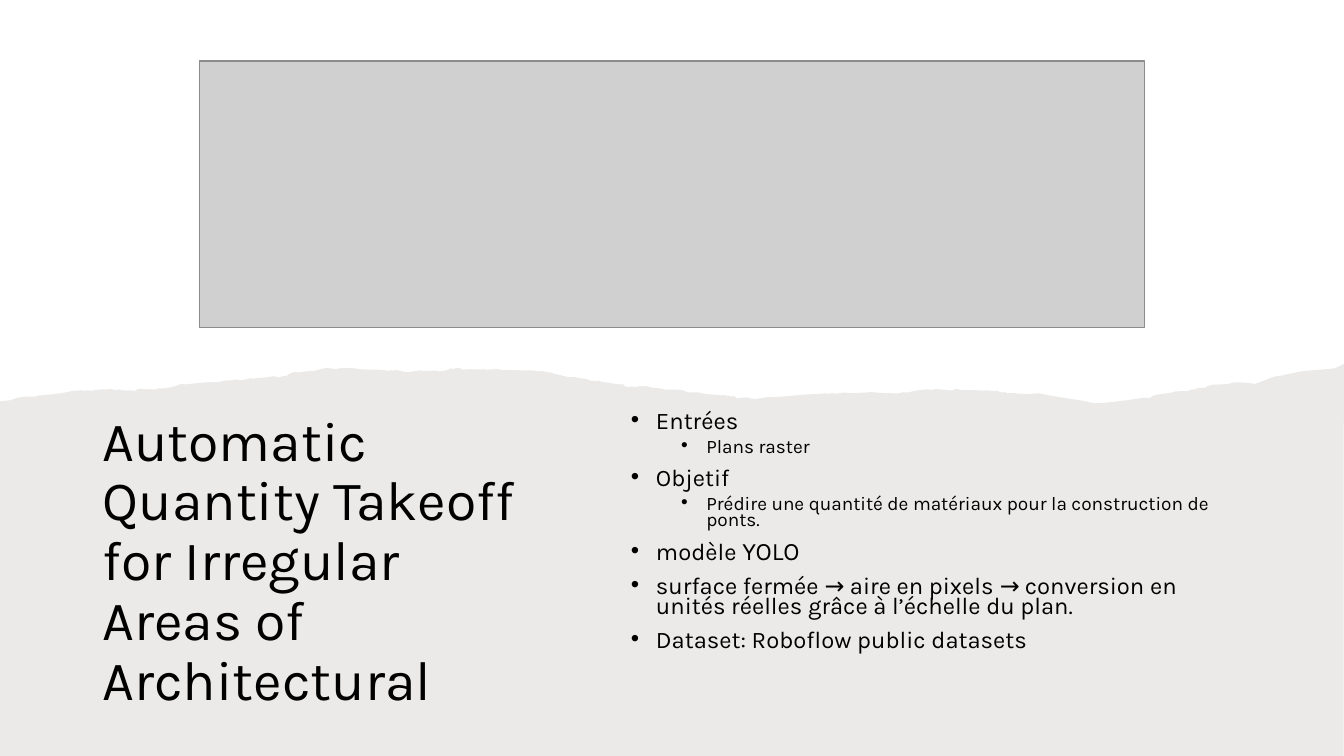
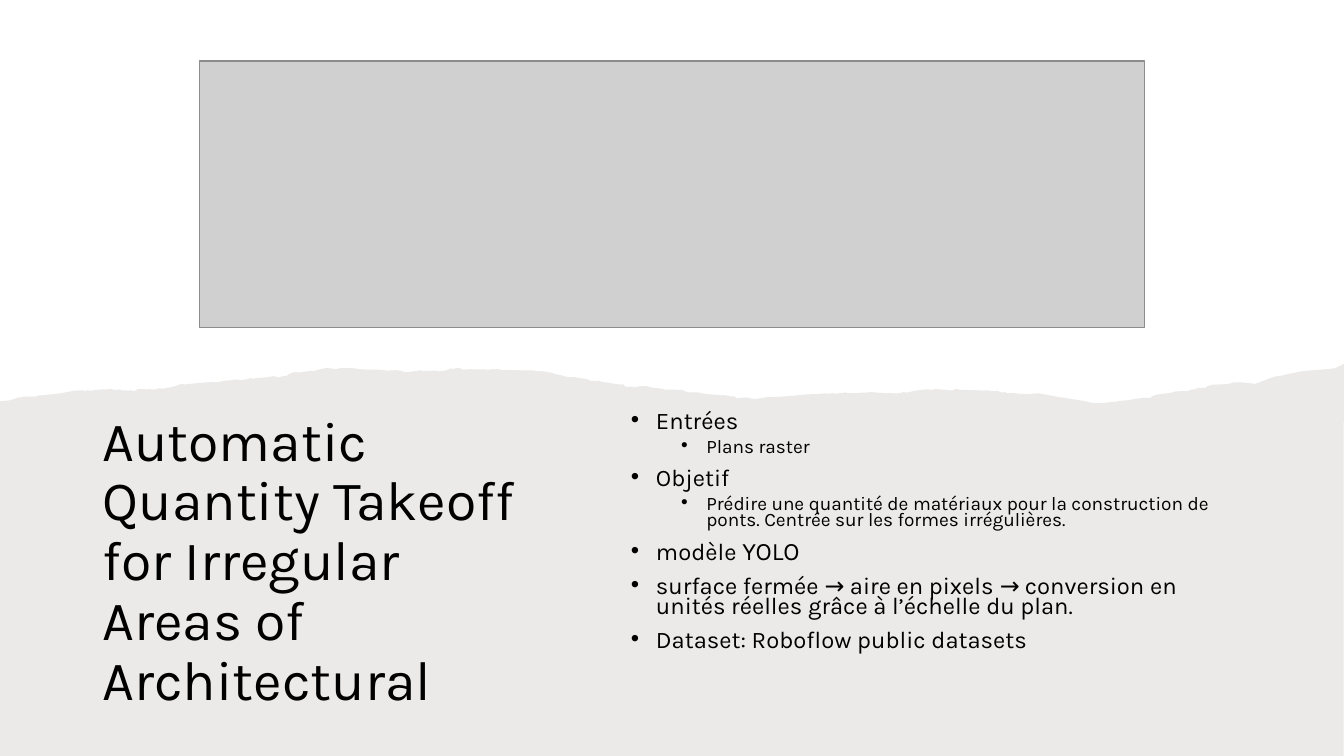
Before and after one commit to IzowRM/Stage-Cetic, a slide deck: slide 29 of Doc Slide/Slide Jeudi 11_09.pptx. Drawn at 1344x756 pixels with LibreOffice and Linux fonts; fonts in the diff are those of the drawing; grey boxes stand for pictures. Boxes give left, top, right and bottom in pixels: in the first picture for what was removed or moved away, otherwise in the second. Text is boxed around its words. In the diff, an @@ line names an element or a change of style, - is before the commit and + after.

```diff
--- a/Doc Slide/Slide Jeudi 11_09.pptx
+++ b/Doc Slide/Slide Jeudi 11_09.pptx
@@ text at <box>706,495,1209,531</box>: text changed @@
-  • Prédire une quantité de matériaux pour la construction de ponts.
+  • Prédire une quantité de matériaux pour la construction de ponts. Centrée sur les formes irrégulières.
```
Also in this commit, not shown: 8 other slides changed, 1 slide added, 3 slides removed, 10 other files.
